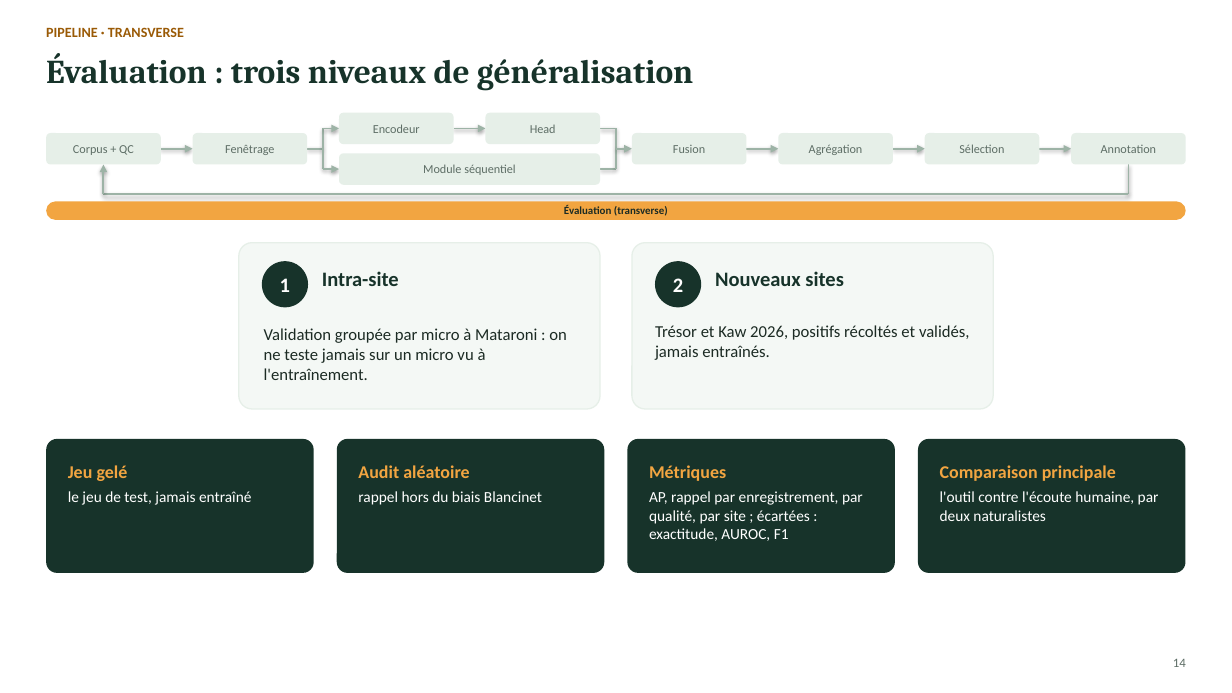
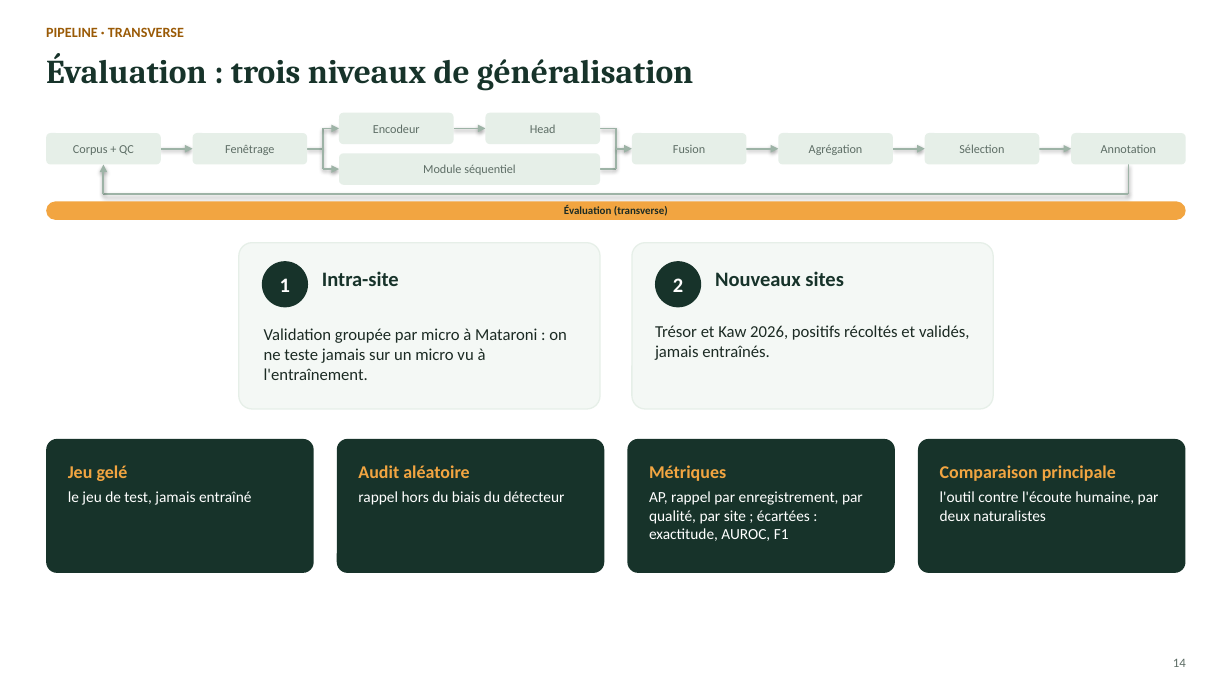
Before and after one commit to Rumble-Paw-Patrol/Grenouille, a slide deck: slide 14 of documentation/prez/presentation_point_etape.pptx. Drawn at 1232x693 pixels with LibreOffice and Linux fonts; fonts in the diff are those of the drawing. Boxes give left, top, right and bottom in pixels: in the first picture for what was removed or moved away, otherwise in the second. Text is boxed around its words. In the diff, an @@ line names an element or a change of style, - is before the commit and + after.

```diff
--- a/documentation/prez/presentation_point_etape.pptx
+++ b/documentation/prez/presentation_point_etape.pptx
@@ text in rounded rectangle at (358,491,565,505): text changed @@
-rappel hors du biais Blancinet
+rappel hors du biais du détecteur
```
Also in this commit, not shown: 4 other slides changed, 40 other files.
